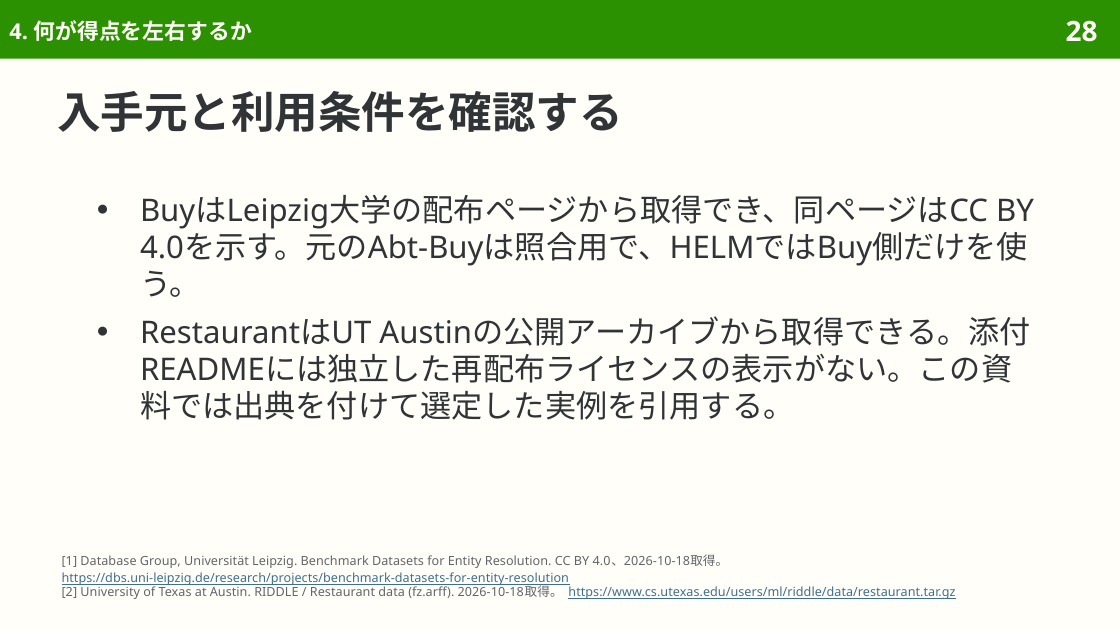
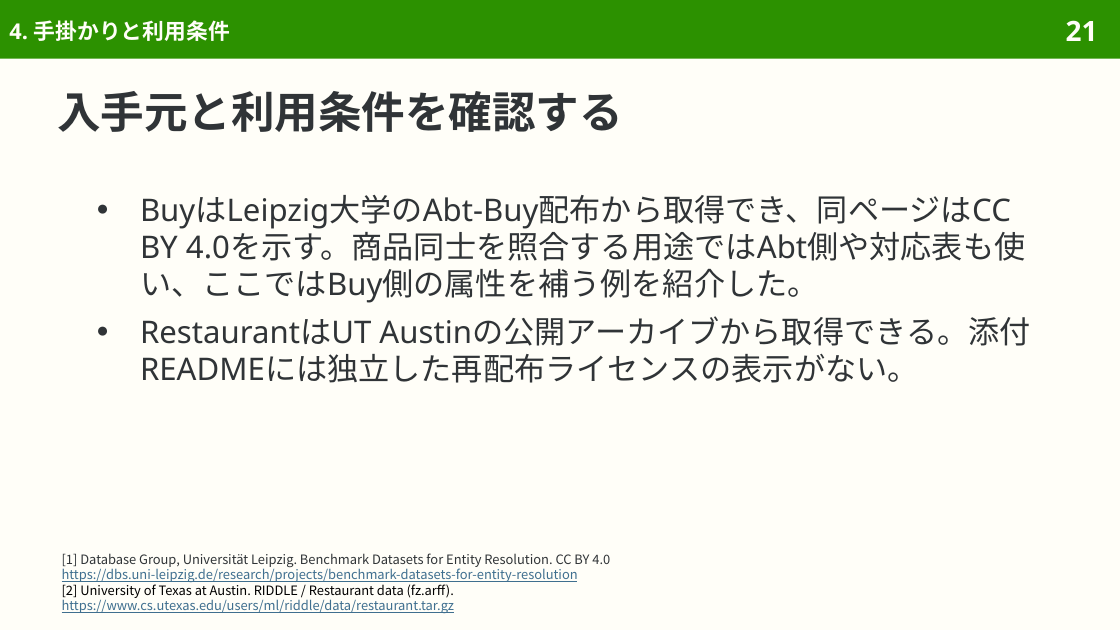
Before and after one commit to sasakiy84/datasets-in-10-minutes, a slide deck: slide 21 of slides/datasets-in-10-minutes-data-imputation.pptx (slide 28 before the commit). Drawn at 1120x630 pixels with LibreOffice and Linux fonts; fonts in the diff are those of the drawing. Boxes give left, top, right and bottom in pixels: in the first picture for what was removed or moved away, otherwise in the second. Text is boxed around its words. In the diff, an @@ line names an element or a change of style, - is before the commit and + after.

Commit message:
Rebuild imputation around original Buy and Restaurant tables

```diff
--- a/slides/datasets-in-10-minutes-data-imputation.pptx
+++ b/slides/datasets-in-10-minutes-data-imputation.pptx
@@ title at (x1=9, y1=20, x2=230, y2=41): text changed @@
-4. 何が得点を左右するか
+4. 手掛かりと利用条件
@@ page number at (x1=1066, y1=20, x2=1098, y2=41): text changed @@
-28
+21
@@ text at (x1=140, y1=195, x2=1030, y2=383): text changed @@
-● BuyはLeipzig大学の配布ページから取得でき、同ページはCC BY 4.0を示す。元のAbt-Buyは照合用で、HELMではBuy側だけを使う。
-● RestaurantはUT Austinの公開アーカイブから取得できる。添付READMEには独立した再配布ライセンスの表示がない。この資料では出典を付けて選定した実例を引用する。
+● BuyはLeipzig大学のAbt-Buy配布から取得でき、同ページはCC BY 4.0を示す。商品同士を照合する用途ではAbt側や対応表も使い、ここではBuy側の属性を補う例を紹介した。
+● RestaurantはUT Austinの公開アーカイブから取得できる。添付READMEには独立した再配布ライセンスの表示がない。
@@ text at (x1=62, y1=553, x2=610, y2=568): text changed; size 8.1 to 8.3 pt; font Noto Sans to Noto Sans CJK JP; text colour #626669 to #303437 @@
-[1] Database Group, Universität Leipzig. Benchmark Datasets for Entity Resolution. CC BY 4.0、2026-10-18取得。
+[1] Database Group, Universität Leipzig. Benchmark Datasets for Entity Resolution. CC BY 4.0
@@ text at (x1=62, y1=566, x2=578, y2=582): size 8.1 to 8.3 pt, font Noto Sans to Noto Sans CJK JP in "https://dbs.uni-leipzig.de/research/projects/benchmark-datas ..."; line spacing 9.4pt to 1 @@
@@ text at (x1=62, y1=581, x2=454, y2=613): text changed; size 8.1 to 8.3 pt; font Noto Sans to Noto Sans CJK JP; text colour #626669 to #3F6F8F @@
-[2] University of Texas at Austin. RIDDLE / Restaurant data (fz.arff). 2026-10-18取得。 https://www.cs.utexas.edu/users/ml/riddle/data/restaurant.tar.gz
+[2] University of Texas at Austin. RIDDLE / Restaurant data (fz.arff).
+https://www.cs.utexas.edu/users/ml/riddle/data/restaurant.tar.gz
```
Also in this commit, not shown: 35 other slides changed, 2 slides added, 18 slides removed, 43 other files.
